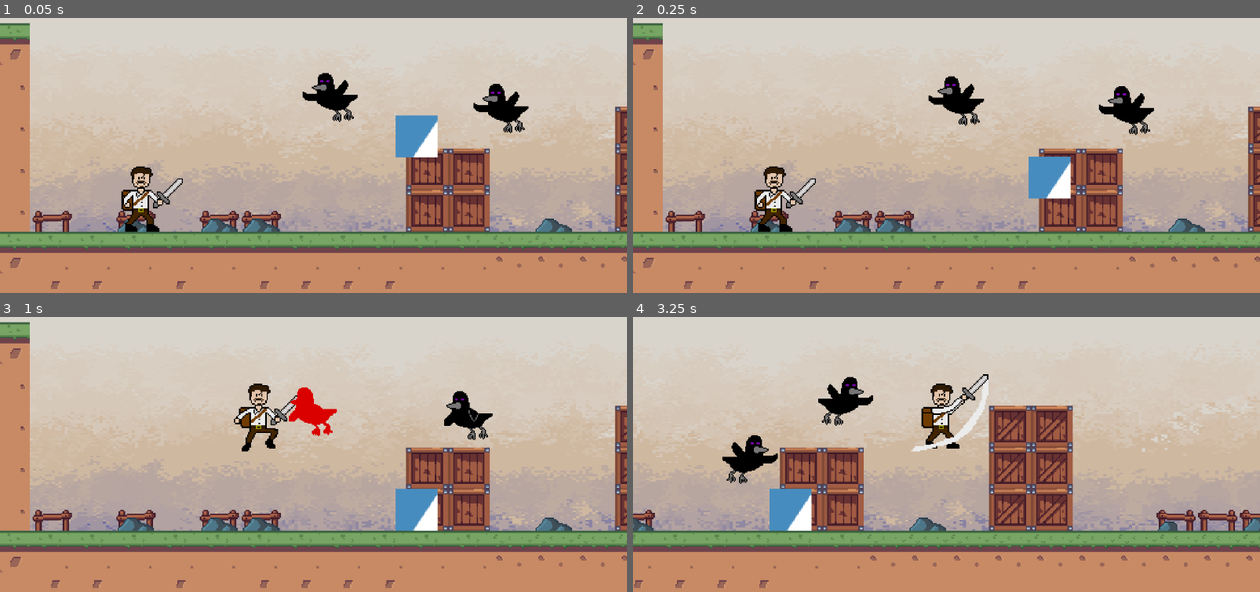
Above: before the commit, frames 1-4 (two rows, left to right).
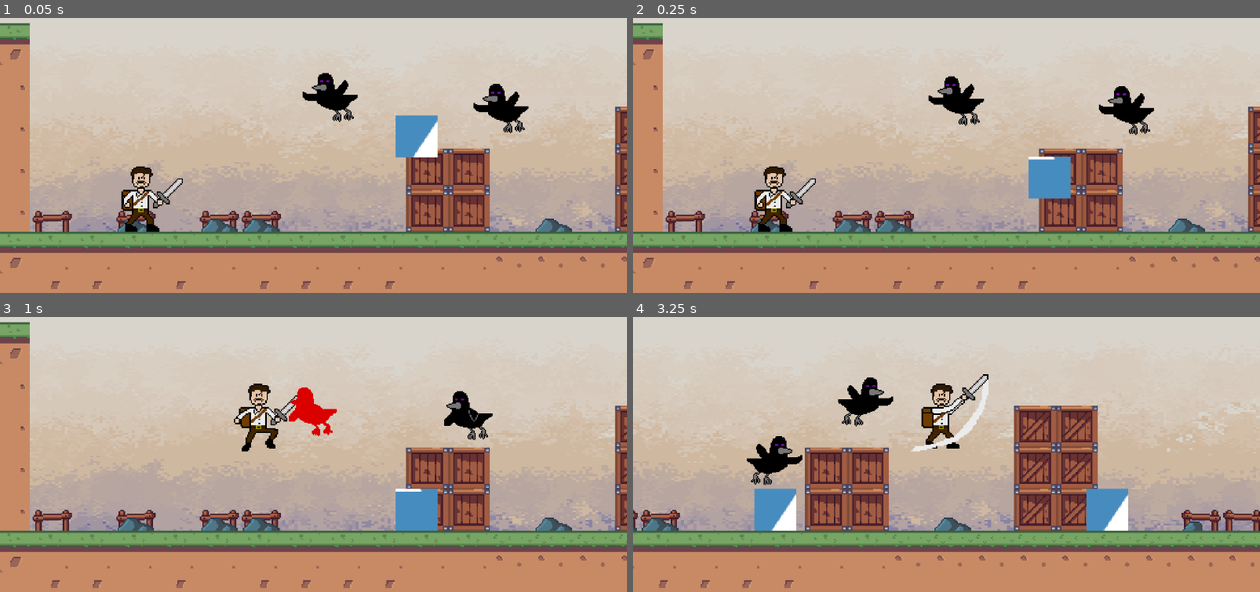
Above: after the commit, the same moments.

Repository: bscott519/ColossalCrisisGame
Game: Godot game, scene res://Scenes/level_1.tscn
The game is run twice, just before and just after one commit, with the same random seed, the same clock (stepped at 60 frames per second) and the same inputs. The engine's default icon, where the game draws it, is replaced by a stand-in: a white triangle on a blue panel in a dark square.
Inputs (mouse positions are in pixels of both pictures, inside the frame that each line leads up to):
- Up to frame 1 (0.05 s): no input
- Up to frame 2 (0.25 s): no input
- Up to frame 3 (1 s): move the mouse to (451, 399) at 0.52 s; hold D (right) from 0.53 s (still down); click (451, 399) at 0.6 s; tap Space (jump) at 0.77 s
- Up to frame 4 (3.25 s): move the mouse to (821, 432) at 1.27 s; right-click (821, 432) at 1.35 s; tap Space (jump) at 1.52, 3.02 s; move the mouse to (1009, 339) at 2.02 s; release D (right) at 2.03 s; hold A (left) 2.03-2.78 s; click (1009, 339) at 2.1 s; move the mouse to (915, 487) at 2.77 s; hold D (right) from 2.78 s (still down); right-click (915, 487) at 2.85 s

Frame 1 is identical in both runs. In frame 2, 0.3% of the frame differs, in the area x 63-70%, y 50-66%; in frame 3, 0.3%; in frame 4, 17%, in the area x 0-100%, y 21-99%.

Commit message:
colossling movement working, can take dmg

Diff:
--- a/Scenes/colosslings.tscn
+++ b/Scenes/colosslings.tscn
@@ -1,6 +1,6 @@
-[gd_scene load_steps=15 format=3 uid="uid://6d3rhne0s8yd"]
+[gd_scene load_steps=19 format=3 uid="uid://6d3rhne0s8yd"]
 
-[ext_resource type="Script" path="res://colosslings.gd" id="1_0ofvn"]
+[ext_resource type="Script" path="res://Scripts/colosslings.gd" id="1_iuvfo"]
 [ext_resource type="Texture2D" uid="uid://bapnf131jmdih" path="res://GameArt/TMMEnemyDeath1.png" id="1_jq20u"]
 [ext_resource type="Texture2D" uid="uid://l1yxspaxqyio" path="res://GameArt/TMMEnemyDeath2.png" id="2_6v1sw"]
 [ext_resource type="Texture2D" uid="uid://hcy0hjwm1svq" path="res://GameArt/TMMEnemyDeath3.png" id="3_kqkd3"]
@@ -31,6 +31,18 @@
 region = Rect2(32, 32, 32, 32)
 
 [sub_resource type="AtlasTexture" id="AtlasTexture_3ip6m"]
+atlas = ExtResource("4_5t52r")
+region = Rect2(64, 64, 32, 32)
+
+[sub_resource type="AtlasTexture" id="AtlasTexture_k38lm"]
+atlas = ExtResource("4_5t52r")
+region = Rect2(96, 32, 32, 32)
+
+[sub_resource type="AtlasTexture" id="AtlasTexture_t1h57"]
+atlas = ExtResource("4_5t52r")
+region = Rect2(32, 32, 32, 32)
+
+[sub_resource type="AtlasTexture" id="AtlasTexture_nfnku"]
 atlas = ExtResource("4_5t52r")
 region = Rect2(64, 64, 32, 32)
 
@@ -73,12 +85,21 @@
 }, {
 "duration": 1.0,
 "texture": SubResource("AtlasTexture_3ip6m")
+}, {
+"duration": 1.0,
+"texture": SubResource("AtlasTexture_k38lm")
 }],
 "loop": true,
 "name": &"idle",
 "speed": 5.0
 }, {
-"frames": [],
+"frames": [{
+"duration": 1.0,
+"texture": SubResource("AtlasTexture_t1h57")
+}, {
+"duration": 1.0,
+"texture": SubResource("AtlasTexture_nfnku")
+}],
 "loop": true,
 "name": &"walk",
 "speed": 5.0
@@ -87,14 +108,33 @@
 [sub_resource type="CircleShape2D" id="CircleShape2D_ej00d"]
 radius = 16.1245
 
+[sub_resource type="CircleShape2D" id="CircleShape2D_sk6bi"]
+radius = 18.0
+
 [node name="colosslings" type="CharacterBody2D"]
-script = ExtResource("1_0ofvn")
+script = ExtResource("1_iuvfo")
 
 [node name="AnimatedSprite2D" type="AnimatedSprite2D" parent="."]
 position = Vector2(0, -16)
 sprite_frames = SubResource("SpriteFrames_kobry")
-animation = &"idle"
+animation = &"death"
+autoplay = "idle"
+frame = 3
+frame_progress = 1.0
 
 [node name="CollisionShape2D" type="CollisionShape2D" parent="."]
 position = Vector2(2.08165e-12, -16)
 shape = SubResource("CircleShape2D_ej00d")
+
+[node name="Timer" type="Timer" parent="."]
+wait_time = 2.0
+autostart = true
+
+[node name="CLHitbox" type="Area2D" parent="."]
+
+[node name="CollisionShape2D" type="CollisionShape2D" parent="CLHitbox"]
+position = Vector2(2.08165e-12, -16)
+shape = SubResource("CircleShape2D_sk6bi")
+
+[connection signal="timeout" from="Timer" to="." method="_on_timer_timeout"]
+[connection signal="area_entered" from="CLHitbox" to="." method="_on_cl_hitbox_area_entered"]
--- a/Scenes/darkbird.tscn
+++ b/Scenes/darkbird.tscn
@@ -115,6 +115,8 @@
 scale = Vector2(0.8, 0.8)
 sprite_frames = SubResource("SpriteFrames_po7aa")
 animation = &"death"
+frame = 3
+frame_progress = 1.0
 
 [node name="CollisionShape2D" type="CollisionShape2D" parent="."]
 shape = SubResource("CircleShape2D_by4lu")
--- a/Scenes/level_1.tscn
+++ b/Scenes/level_1.tscn
@@ -158,5 +158,28 @@
 [node name="darkbird2" parent="." instance=ExtResource("4_y8ncn")]
 position = Vector2(460, 128)
 
-[node name="colosslings" parent="." instance=ExtResource("5_1lh3t")]
+[node name="colosslings" parent="." node_paths=PackedStringArray("patrol_points") instance=ExtResource("5_1lh3t")]
 position = Vector2(392, 165)
+patrol_points = NodePath("PatrolPoints")
+
+[node name="PatrolPoints" type="Node2D" parent="colosslings"]
+
+[node name="Point1" type="Marker2D" parent="colosslings/PatrolPoints"]
+position = Vector2(-118, 50)
+
+[node name="Point2" type="Marker2D" parent="colosslings/PatrolPoints"]
+position = Vector2(84, 54)
+
+[node name="colosslings2" parent="." node_paths=PackedStringArray("patrol_points") instance=ExtResource("5_1lh3t")]
+position = Vector2(677, 165)
+patrol_points = NodePath("PatrolPoints")
+speed = 3000
+wait_time = 1
+
+[node name="PatrolPoints" type="Node2D" parent="colosslings2"]
+
+[node name="Point1" type="Marker2D" parent="colosslings2/PatrolPoints"]
+position = Vector2(-118, 50)
+
+[node name="Point2" type="Marker2D" parent="colosslings2/PatrolPoints"]
+position = Vector2(84, 54)
--- /dev/null
+++ b/Scripts/colosslings.gd
@@ -0,0 +1,110 @@
+extends CharacterBody2D
+
+class_name Colossling
+
+@export var patrol_points: Node
+@export var speed: int = 1500
+@export var wait_time: int = 2
+
+@onready var animated_sprite_2d = $AnimatedSprite2D
+@onready var timer = $Timer
+
+const gravity = 1000
+
+enum State { Idle, Walk, Hurt, Death }
+var cur_state: State
+var dir: Vector2 = Vector2.LEFT
+var num_of_points: int
+var point_positions: Array[Vector2]
+var cur_point: Vector2
+var cur_point_pos: int
+var can_walk: bool
+var took_dmg: bool = false
+var dead: bool = false
+var health = 10
+var max_health = 10
+var min_health = 0
+var dmg_to_deal = 10
+var is_deal_dmg: bool = false
+var knockback_force = 200
+
+func _ready():
+	if patrol_points != null:
+		num_of_points = patrol_points.get_children().size()
+		for point in patrol_points.get_children():
+			point_positions.append(point.global_position)
+		cur_point = point_positions[cur_point_pos]
+	else:
+		print("No patrol points")
+
+	timer.wait_time = wait_time
+
+	cur_state = State.Idle
+
+func _physics_process(delta: float):
+	enemy_gravity(delta)
+	enemy_idle(delta)
+	enemy_walk(delta)
+
+	move_and_slide()
+
+	enemy_anims()
+
+func enemy_gravity(delta: float):
+	velocity.y += gravity * delta
+
+func enemy_idle(delta: float):
+	if !can_walk:
+		velocity.x = move_toward(velocity.x, 0, speed * delta)
+		cur_state = State.Idle
+
+func enemy_walk(delta: float):
+	if !can_walk:
+		return
+	if abs(position.x -cur_point.x) > 0.5:
+		velocity.x = dir.x * speed * delta
+		cur_state = State.Walk
+	else:
+		cur_point_pos += 1
+
+		if cur_point_pos >= num_of_points:
+			cur_point_pos = 0
+
+		cur_point = point_positions[cur_point_pos]
+
+		if cur_point.x > position.x:
+			dir = Vector2.RIGHT
+		else:
+			dir = Vector2.LEFT
+
+		can_walk = false
+		timer.start()
+
+	animated_sprite_2d.flip_h = dir.x > 0
+
+func _on_timer_timeout():
+	can_walk = true
+
+func enemy_anims():
+	if cur_state == State.Idle && !can_walk:
+		animated_sprite_2d.play("idle")
+	elif cur_state == State.Walk && can_walk:
+		animated_sprite_2d.play("walk")
+	elif cur_state == State.Death && health == min_health:
+		animated_sprite_2d.play("death")
+
+func _on_cl_hitbox_area_entered(area):
+	var dmg = Global.plyrDmgAmount
+	if area == Global.plyrDmgZone:
+		take_dmg(dmg)
+
+func take_dmg(dmg):
+	health -= dmg
+	took_dmg = true
+	if health <= min_health:
+		health = min_health
+		dead = true
+		cur_state = State.Death
+		await get_tree().create_timer(0.5).timeout
+		self.queue_free()
+	print(str(self), "current health is ", health)
--- a/colosslings.gd
+++ /dev/null
@@ -1,20 +0,0 @@
-extends CharacterBody2D
-
-const gravity = 1000
-
-enum State { Idle, Walk, Hurt, Death }
-var cur_state: State
-
-func _ready():
-	cur_state = State.Idle
-
-func _physics_process(delta: float):
-	enemy_gravity(delta)
-
-	move_and_slide()
-
-func enemy_gravity(delta: float):
-	velocity.y += gravity * delta
-
-func enemy_idle(delta: float):
-	pass
